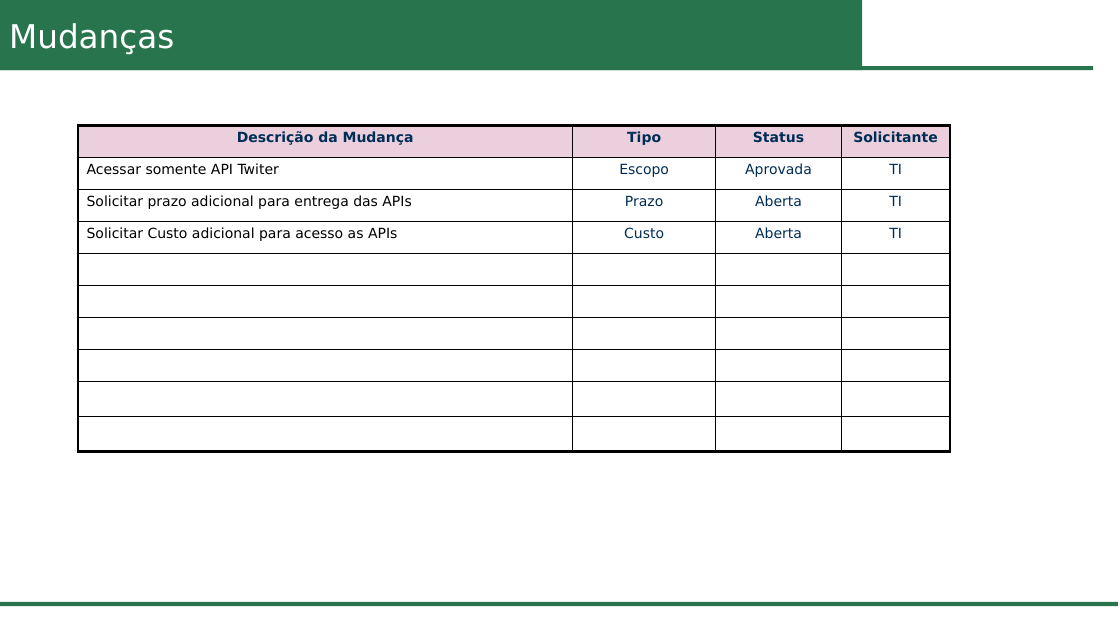
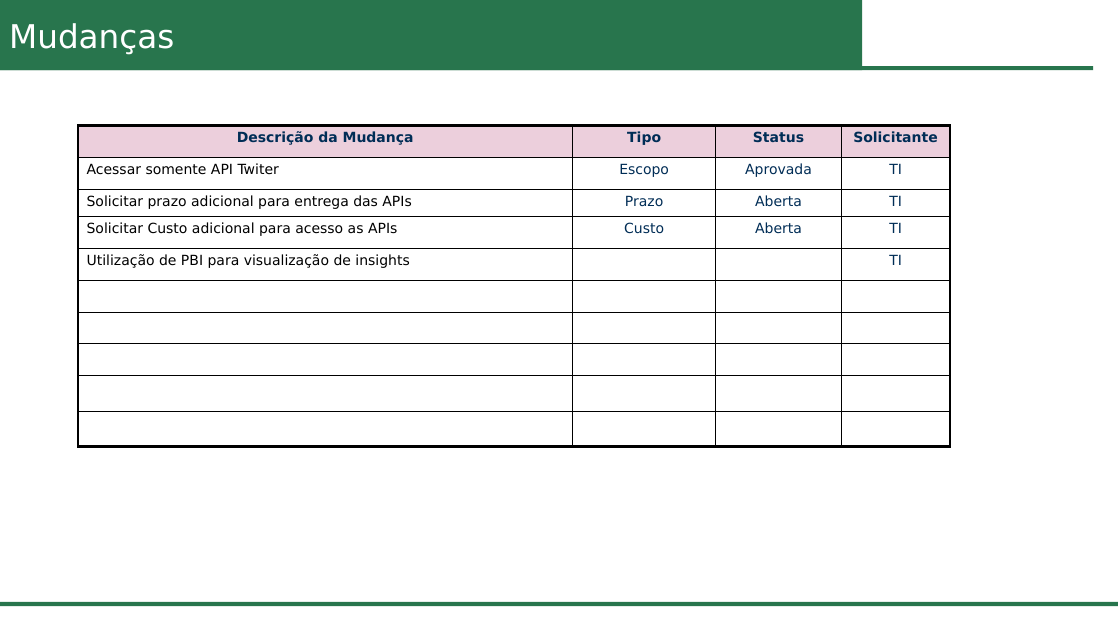
Before and after one commit to OseiasBeu/TCC_Dta_Science, a slide deck: slide 11 of Análise de Texto.pptx. Drawn at 1120x630 pixels with LibreOffice and Linux fonts; fonts in the diff are those of the drawing. Boxes give left, top, right and bottom in pixels: in the first picture for what was removed or moved away, otherwise in the second. Text is boxed around its words. In the diff, an @@ line names an element or a change of style, - is before the commit and + after.

```diff
--- a/Análise de Texto.pptx
+++ b/Análise de Texto.pptx
@@ table at <box>78,125,950,446</box> @@
+row 5: Utilização de PBI para visualização de insights |  |  | TI
-row 10:  |  |  | 
```
Also in this commit, not shown: 3 other slides changed, 5 other files.
